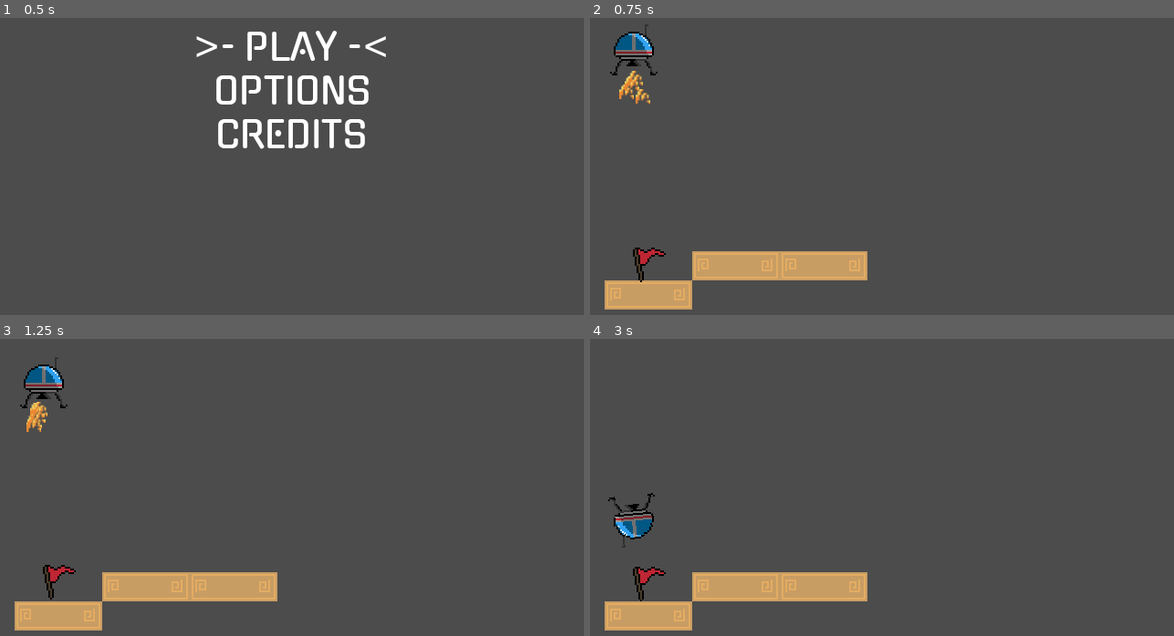
Above: before the commit, frames 1-4 (two rows, left to right).
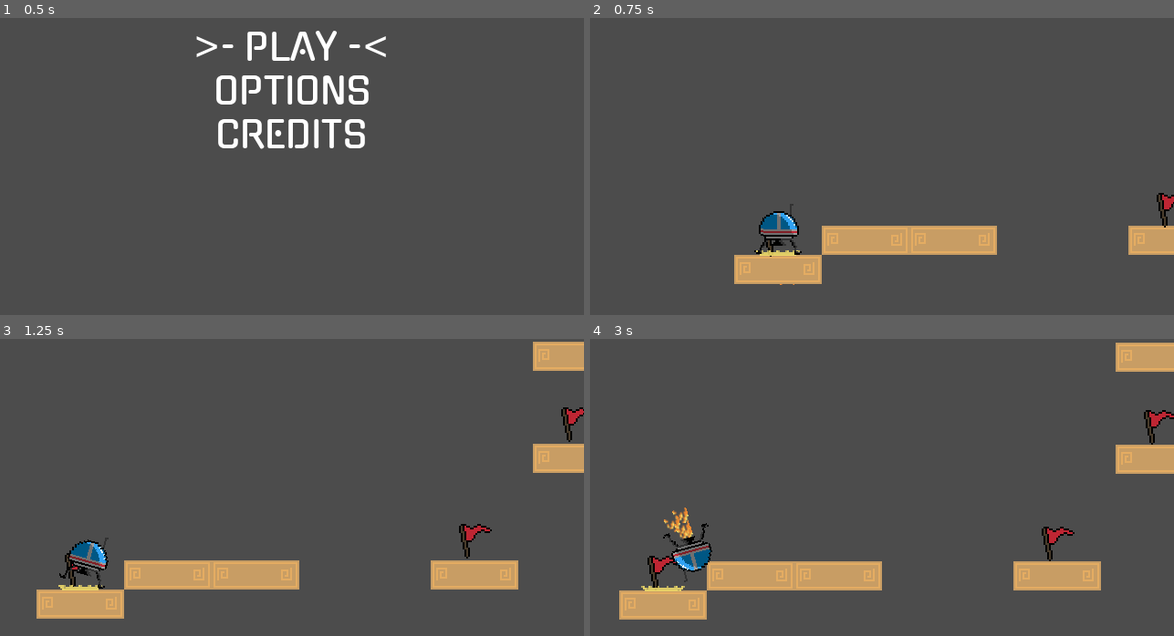
Above: after the commit, the same moments.

Repository: nicholasiasso/GMTKGameJam2020
Game: Godot game, scene res://Game.tscn
Two runs of this game, one before a commit and one after it. Both use one fixed random seed, a clock stepped at 60 frames per second and the inputs below.
Inputs:
- Up to frame 1 (0.5 s): no input
- Up to frame 2 (0.75 s): tap Enter (ui_accept) at 0.5 s; hold Right (right) from 0.53 s (still down)
- Up to frame 3 (1.25 s): keep holding Right (right); tap Enter (ui_accept) at 0.77 s
- Up to frame 4 (3 s): release Right (right) at 1.28 s; hold Down (down) 1.28-2.03 s; tap Enter (ui_accept) at 1.52 s; hold Right (right) 2.03-2.78 s; hold Up (up) from 2.78 s (still down)

Frame 1 is identical in both runs. In frame 2, 9.4% of the frame differs, in the area x 2-100%, y 2-99%; in frame 3, 10%, in the area x 2-100%, y 0-99%; in frame 4, 10%.

Commit message:
Added camera positions

Diff:
--- a/godotproject/character/Character.gd
+++ b/godotproject/character/Character.gd
@@ -10,6 +10,10 @@
 var active_checkpoint: Checkpoint
 var colliding_checkpoint: Checkpoint
 var is_on_screen: bool = true
+
+var camera: Camera2D
+
+signal active_checkpoint_changed(checkpoint)
 
 func _ready():
 	$VisibilityHitbox.connect("screen_exited", self, "left_screen")
@@ -24,12 +28,13 @@
 
 func _process(_delta: float) -> void:
 	save_current_input()
-	if !!colliding_checkpoint:
+	if !!colliding_checkpoint and active_checkpoint != colliding_checkpoint:
 		if abs(rotation) < 0.1 and linear_velocity.length_squared() <= 0.1:
 			if !!active_checkpoint:
 				active_checkpoint.is_active = false
 			active_checkpoint = colliding_checkpoint
 			active_checkpoint.is_active = true
+			emit_signal("active_checkpoint_changed", active_checkpoint)
 
 func _integrate_forces(state: Physics2DDirectBodyState) -> void:
 	if Input.is_action_just_pressed("reset") || !self.is_on_screen:
--- a/godotproject/character/Character.tscn
+++ b/godotproject/character/Character.tscn
@@ -13,24 +13,28 @@
 contact_monitor = true
 can_sleep = false
 script = ExtResource( 2 )
+INPUT_DELAY_MSECS = 0.0
 
 [node name="Sprite" type="Sprite" parent="."]
+position = Vector2( 0, 2 )
 texture = ExtResource( 1 )
 
 [node name="CollisionPolygon2D" type="CollisionPolygon2D" parent="."]
+position = Vector2( 0, 2 )
 polygon = PoolVector2Array( -12.5, 14, -9.5, 14, -6.5, 7.5, 6.5, 7.5, 9.5, 14, 12.5, 14, 7.5, 5.5, 10.5, 3.5, 10.5, -2.5, 3.5, -9.5, -3.5, -9.5, -10.5, -2.5, -10.5, 3.5, -7.5, 5.5 )
 
 [node name="CheckpointCollider" type="Area2D" parent="."]
+position = Vector2( 0, 2 )
 
 [node name="CollisionShape2D" type="CollisionShape2D" parent="CheckpointCollider"]
 position = Vector2( 0, 8 )
 shape = SubResource( 1 )
 
 [node name="FireParticle" parent="." instance=ExtResource( 3 )]
-position = Vector2( 0, 12 )
+position = Vector2( 0, 14 )
 
 [node name="VisibilityHitbox" type="VisibilityNotifier2D" parent="."]
-position = Vector2( -7.15256e-07, 7.15256e-07 )
+position = Vector2( 0, 2 )
 scale = Vector2( 1.6, 1.6 )
 [connection signal="area_entered" from="CheckpointCollider" to="." method="_on_CheckpointCollider_area_entered"]
 [connection signal="area_exited" from="CheckpointCollider" to="." method="_on_CheckpointCollider_area_exited"]
--- /dev/null
+++ b/godotproject/levels/Camera.gd
@@ -0,0 +1,9 @@
+extends Camera2D
+
+onready var tween: Tween = $Tween
+
+func _on_Character_active_checkpoint_changed(checkpoint: Checkpoint):
+	tween.interpolate_property(self, "global_position",
+		global_position, checkpoint.camera_position, 1,
+		Tween.TRANS_QUART, Tween.EASE_IN_OUT)
+	tween.start()
--- a/godotproject/levels/Checkpoint.gd
+++ b/godotproject/levels/Checkpoint.gd
@@ -3,6 +3,9 @@
 onready var hover_animation_player: AnimationPlayer = $HoverAnimationPlayer
 onready var glow_animation_player: AnimationPlayer = $ActivatedGlow/GlowAnimationPlayer
 onready var activated_glow: Sprite = $ActivatedGlow
+
+onready var camera_center: Node2D = $CameraCenter
+var camera_position: Vector2
 
 class_name Checkpoint
 
@@ -12,6 +15,7 @@
 	hover_animation_player.play("Float")
 	glow_animation_player.play("Glow")
 	activated_glow.visible = false
+	camera_position = camera_center.global_position
 
 
 func set_is_active(active: bool) -> void:
--- a/godotproject/levels/Checkpoint.tscn
+++ b/godotproject/levels/Checkpoint.tscn
@@ -62,3 +62,5 @@
 
 [node name="GlowAnimationPlayer" type="AnimationPlayer" parent="ActivatedGlow"]
 anims/Glow = SubResource( 3 )
+
+[node name="CameraCenter" type="Node2D" parent="."]
--- a/godotproject/levels/World.tscn
+++ b/godotproject/levels/World.tscn
@@ -1,22 +1,77 @@
-[gd_scene load_steps=4 format=2]
+[gd_scene load_steps=5 format=2]
 
 [ext_resource path="res://levels/collision-components/Row.tscn" type="PackedScene" id=1]
+[ext_resource path="res://levels/Camera.gd" type="Script" id=2]
 [ext_resource path="res://levels/Checkpoint.tscn" type="PackedScene" id=6]
 [ext_resource path="res://character/Character.tscn" type="PackedScene" id=8]
 
 [node name="World" type="Node2D"]
 
-[node name="Row" parent="." instance=ExtResource( 1 )]
+[node name="LevelCollisionObjects" type="Node2D" parent="."]
+
+[node name="Row" parent="LevelCollisionObjects" instance=ExtResource( 1 )]
 position = Vector2( 32, 152 )
 
-[node name="Character" parent="." instance=ExtResource( 8 )]
-position = Vector2( 23.9808, 16.6199 )
-
-[node name="Row2" parent="." instance=ExtResource( 1 )]
+[node name="Row2" parent="LevelCollisionObjects" instance=ExtResource( 1 )]
 position = Vector2( 128, 136 )
 
-[node name="Row3" parent="." instance=ExtResource( 1 )]
+[node name="Row3" parent="LevelCollisionObjects" instance=ExtResource( 1 )]
 position = Vector2( 80, 136 )
+
+[node name="Row4" parent="LevelCollisionObjects" instance=ExtResource( 1 )]
+position = Vector2( 248, 136 )
+
+[node name="Row5" parent="LevelCollisionObjects" instance=ExtResource( 1 )]
+position = Vector2( 304, 72 )
+
+[node name="Row6" parent="LevelCollisionObjects" instance=ExtResource( 1 )]
+position = Vector2( 304, 16 )
+
+[node name="Row7" parent="LevelCollisionObjects" instance=ExtResource( 1 )]
+position = Vector2( 448, 72 )
+
+[node name="Row8" parent="LevelCollisionObjects" instance=ExtResource( 1 )]
+position = Vector2( 448, 16 )
+
+[node name="Camera" type="Camera2D" parent="."]
+position = Vector2( 88, 104 )
+current = true
+script = ExtResource( 2 )
+
+[node name="Tween" type="Tween" parent="Camera"]
 
 [node name="Checkpoint" parent="." instance=ExtResource( 6 )]
 position = Vector2( 32, 136 )
+
+[node name="CameraCenter" parent="Checkpoint" index="4"]
+position = Vector2( 120, -40 )
+
+[node name="Checkpoint2" parent="." instance=ExtResource( 6 )]
+position = Vector2( 248, 120 )
+
+[node name="CameraCenter" parent="Checkpoint2" index="4"]
+position = Vector2( 40, -48 )
+
+[node name="Character" parent="." instance=ExtResource( 8 )]
+position = Vector2( 32, 128 )
+
+[node name="Checkpoint3" parent="." instance=ExtResource( 6 )]
+position = Vector2( 304, 56 )
+
+[node name="CameraCenter" parent="Checkpoint3" index="4"]
+position = Vector2( 80, -16 )
+
+[node name="Checkpoint4" parent="." instance=ExtResource( 6 )]
+position = Vector2( 448, 56 )
+
+[node name="CameraCenter" parent="Checkpoint4" index="4"]
+position = Vector2( 104, -48 )
+[connection signal="active_checkpoint_changed" from="Character" to="Camera" method="_on_Character_active_checkpoint_changed"]
+
+[editable path="Checkpoint"]
+
+[editable path="Checkpoint2"]
+
+[editable path="Checkpoint3"]
+
+[editable path="Checkpoint4"]
